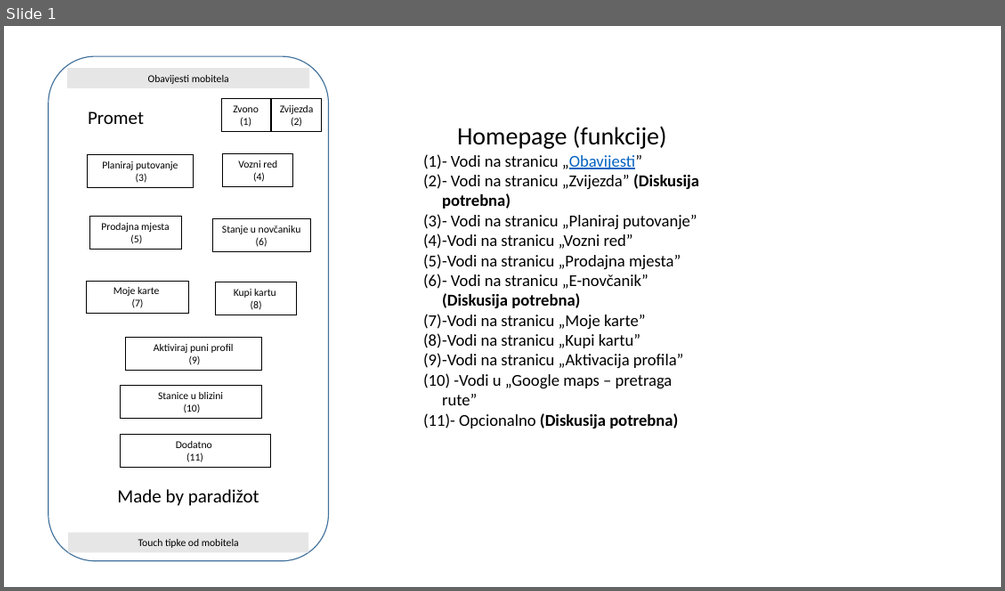
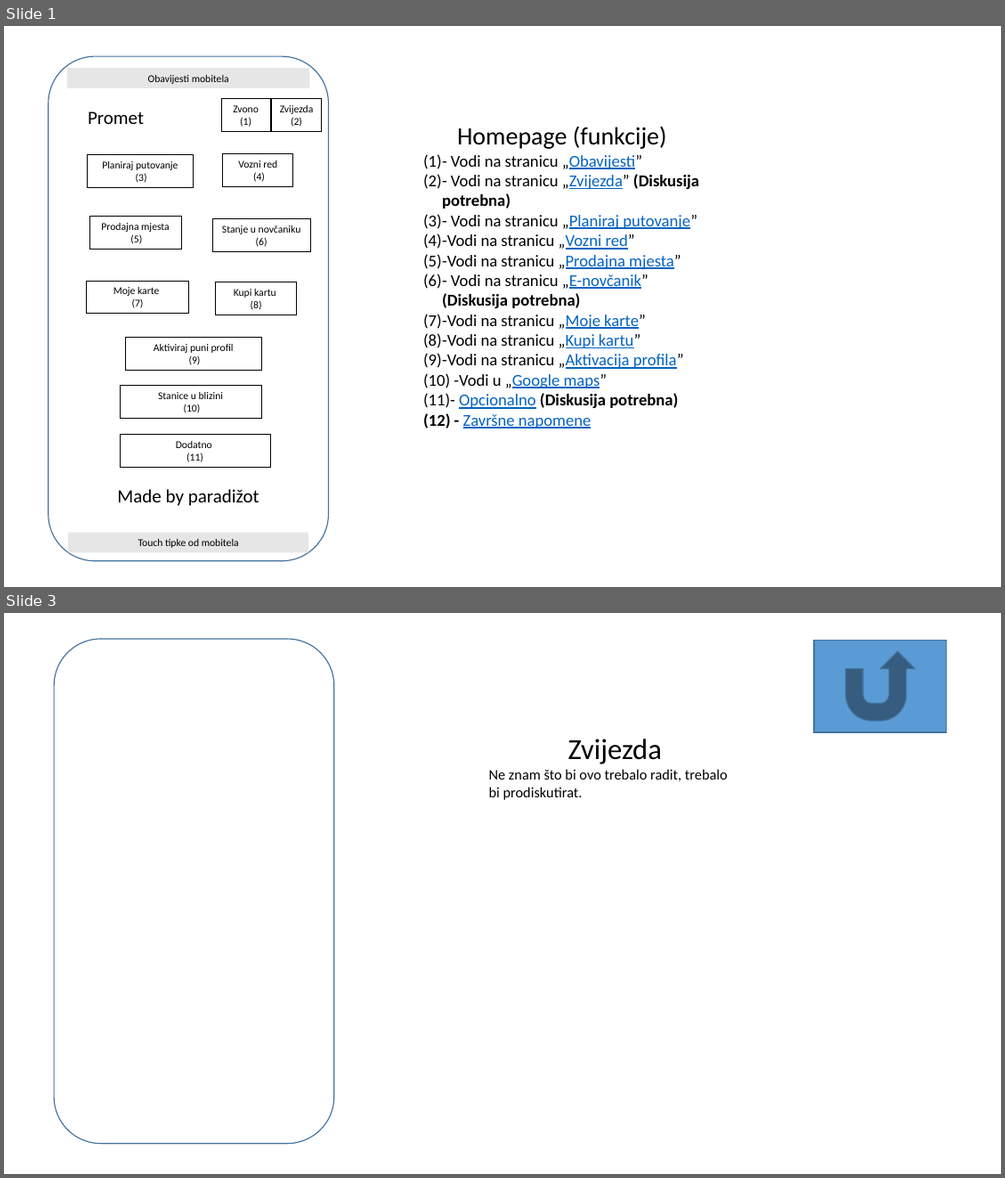
Before and after one commit to nibzard/2025-intro-swe, a slide deck: projects/paradizot-kcurcija-ekevic-ltomic-jvitaljic/Plan aplikacije.pptx. Shown one above the other, each under a label of ours: slide 1 before the commit, slides 1 and 3 after it; the slides between them are not shown. The pictures are 1005x591 and 1005x1178 pixels, drawn with LibreOffice and Linux fonts; fonts in the diff are those of the drawing. Boxes give left, top, right and bottom in pixels: in the first picture for what was removed or moved away, otherwise in the second. Text is boxed around its words. In the diff, an @@ line names an element or a change of style, - is before the commit and + after.

```diff
--- a/projects/paradizot-kcurcija-ekevic-ltomic-jvitaljic/Plan aplikacije.pptx
+++ b/projects/paradizot-kcurcija-ekevic-ltomic-jvitaljic/Plan aplikacije.pptx
@@ slide 3 added at bbox=[4, 613, 1001, 1174], background #FFFFFF @@
@@ rounded rectangle added at bbox=[54, 639, 334, 1144], outline #43739E 1 pt @@
@@ action button return added at bbox=[814, 640, 947, 732], fill #5B9BD5, outline #43739E 1 pt @@
@@ text added at bbox=[489, 738, 728, 800], 14 pt, text #000000 @@
+Zvijezda
+Ne znam što bi ovo trebalo radit, trebalo bi prodiskutirat.
@@ slide 1 changed as well @@
@@ text at bbox=[423, 174, 699, 409]: text colour #000000 to #0563C1, underline on in "„Zvijezda”", "„Planiraj putovanje”", "„Vozni red”", "„Prodajna mjesta”" and 5 more places @@
@@ text at bbox=[453, 374, 607, 389]: text changed; text colour #000000 to #0563C1 @@
-(10) -Vodi u „Google maps – pretraga rute”
+(10) -Vodi u „Google maps”
@@ text at bbox=[463, 414, 591, 428]: paragraph added @@
+(12) - Završne napomene
```
Also in this commit, not shown: 11 other slides added, 1 slide removed.
